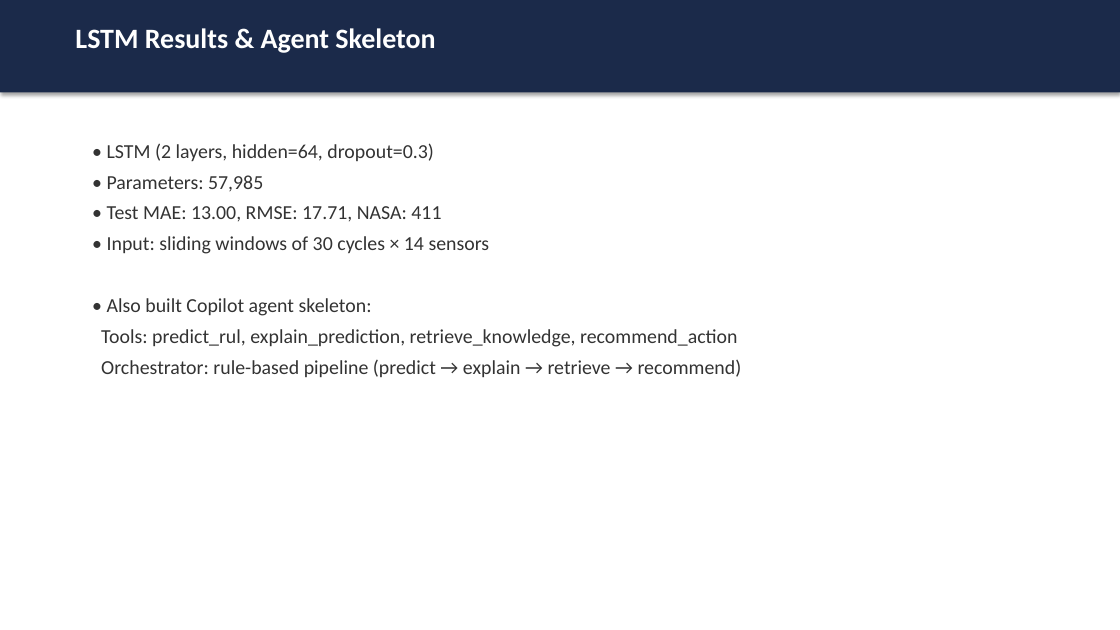
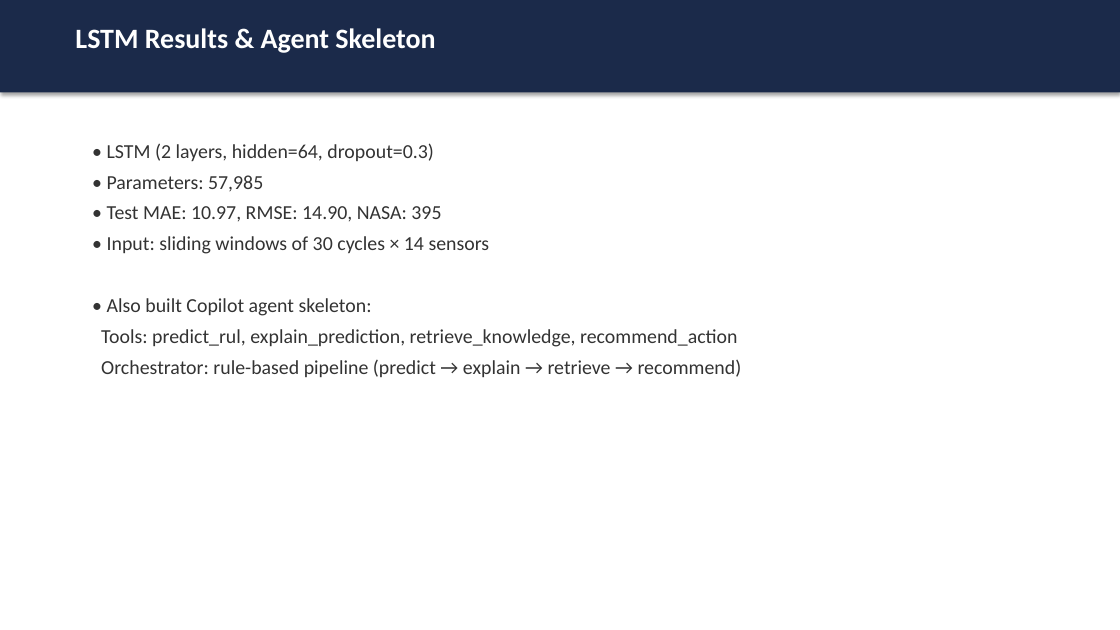
Before and after one commit to ArnabbLank/Predictive-Maintenance-RCA, a slide deck: slide 24 of reports/mid_semester_presentation.pptx. Drawn at 1120x630 pixels with LibreOffice and Linux fonts; fonts in the diff are those of the drawing. Boxes give left, top, right and bottom in pixels: in the first picture for what was removed or moved away, otherwise in the second. Text is boxed around its words. In the diff, an @@ line names an element or a change of style, - is before the commit and + after.

```diff
--- a/reports/mid_semester_presentation.pptx
+++ b/reports/mid_semester_presentation.pptx
@@ text at box(107, 206, 441, 222): text changed @@
-• Test MAE: 13.00, RMSE: 17.71, NASA: 411
+• Test MAE: 10.97, RMSE: 14.90, NASA: 395
```
Also in this commit, not shown: 9 other slides changed, 37 other files.
